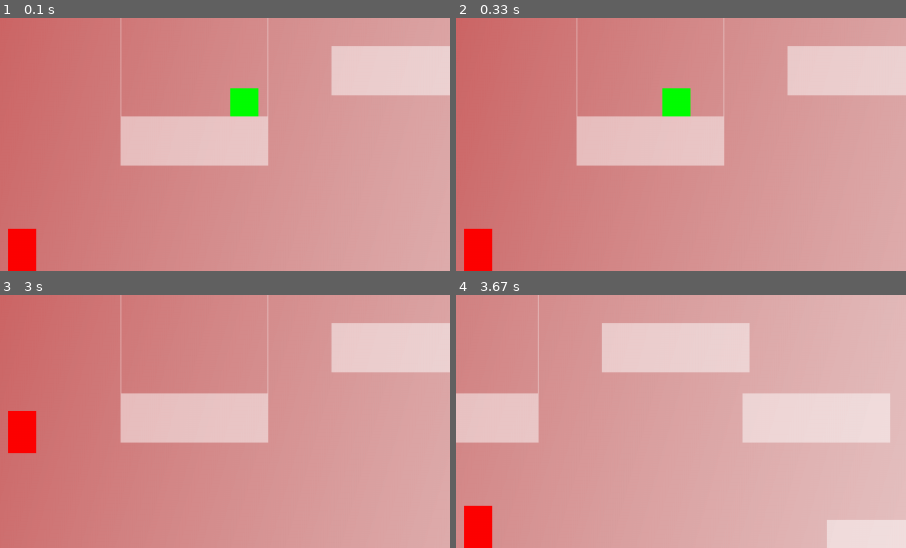
Above: before the commit, frames 1-4 (two rows, left to right).
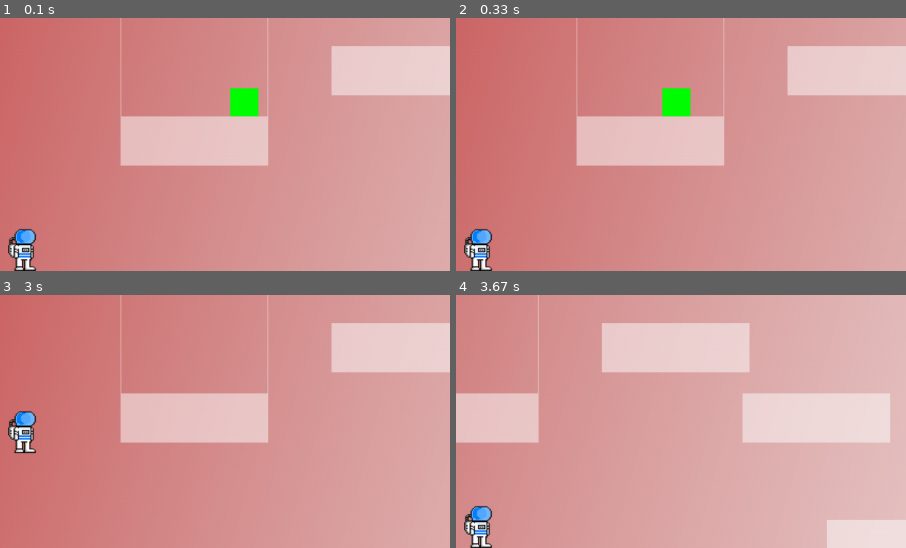
Above: after the commit, the same moments.

Repository: FlyingEwok/pygameRST
Game: pygame game, started from game.py
Same seed, same stepped clock (60 frames per second), same inputs: the game is played once before the commit and once after it.
Inputs:
- Up to frame 1 (0.1 s): no input
- Up to frame 2 (0.33 s): no input
- Up to frame 3 (3 s): hold Right 0.33-0.8 s; hold Up 0.83-1.13 s; hold Right 1.17-1.63 s; hold Left 1.67-2.2 s; hold Left 2.23-2.63 s; hold Up from 2.67 s (still down)
- Up to frame 4 (3.67 s): release Up at 3.03 s; hold Right from 3.07 s (still down)
The pictures show only the part of the screen within x 26-76%, y 50-100%; the shares and areas given below are measured in that part.

The runs differ from the first frame. In frame 1, 1.0% of the frame differs, in the area x 1-8%, y 83-100%; in frame 2, 1.0%; in frame 3, 1.1%; in frame 4, 1.1%, in the area x 1-9%, y 83-100%.

Commit message:
changed player sprite

Diff:
--- a/playerclass.py
+++ b/playerclass.py
@@ -18,8 +18,9 @@
         # This could also be an image loaded from the disk.
         width = 40
         height = 60
-        self.image = pygame.Surface([width, height])
-        self.image.fill(rgbColours.RED)
+        self.image = pygame.image.load('images/astronaut.png')
+        # self.image = pygame.Surface([width, height])
+        # self.image.fill(rgbColours.RED)
 
         # Set a referance to the image rect.
         self.rect = self.image.get_rect()
